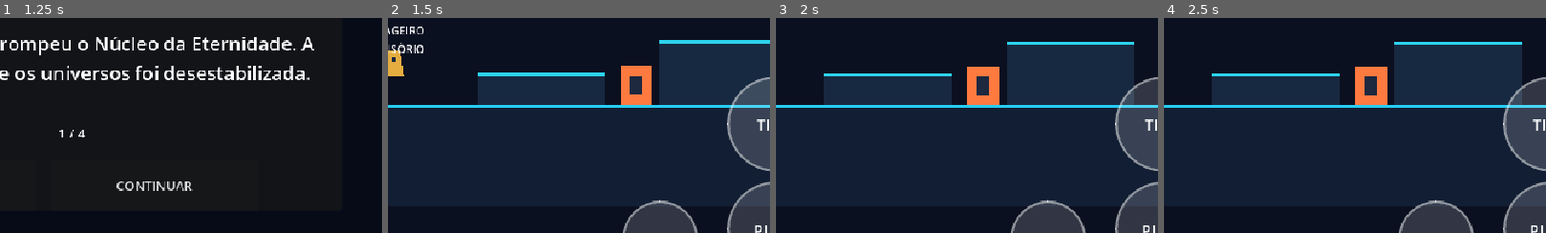
Above: before the commit, frames 1-4 (left to right).
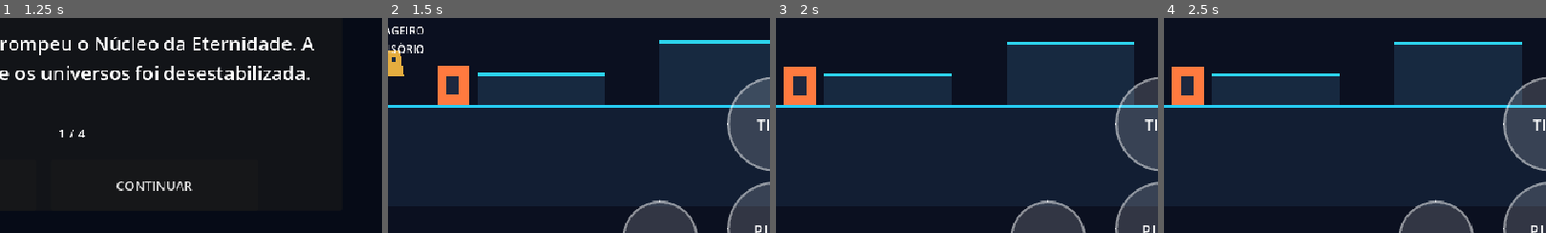
Above: after the commit, the same moments.

Repository: jyanzy19-yml/new-bolt-aventura
Game: Godot game, scene res://scenes/boot/boot.tscn
Two runs of this game, one before a commit and one after it. Both use one fixed random seed, a clock stepped at 60 frames per second and the inputs below.
Inputs:
- Up to frame 1 (1.25 s): click "NOVA JORNADA" at 0.5 s
- Up to frame 2 (1.5 s): click "PULAR" at 1.25 s
- Up to frame 3 (2 s): no input
- Up to frame 4 (2.5 s): click "COMEÇAR" at 2 s
The pictures show only the part of the screen within x 41-91%, y 35-85%; the shares and areas given below are measured in that part.

Frame 1 is identical in both runs. In frame 2, 3.0% of the frame differs, in the area x 13-69%, y 22-41%; in frame 3, 3.0%, in the area x 2-59%, y 22-41%; in frame 4, 3.0%.

Commit message:
fix: place training target before tutorial obstacle

Diff:
--- a/scenes/tutorial/tutorial.tscn
+++ b/scenes/tutorial/tutorial.tscn
@@ -42,7 +42,7 @@
 
 [node name="TrainingTarget" parent="." instance=ExtResource("5_target")]
 unique_name_in_owner = true
-position = Vector2(650, -24)
+position = Vector2(420, -24)
 
 [node name="Messenger" type="Node2D" parent="."]
 unique_name_in_owner = true
